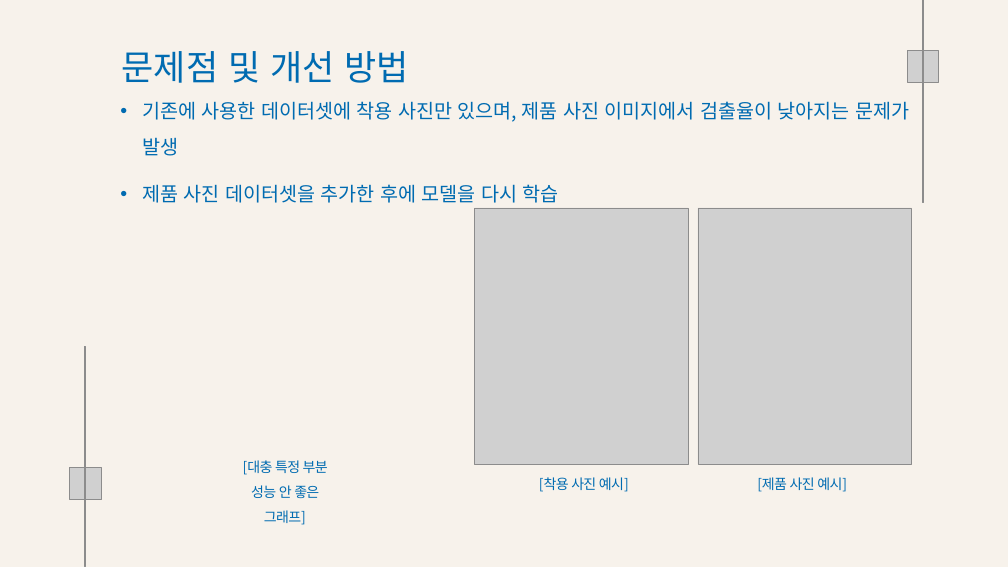
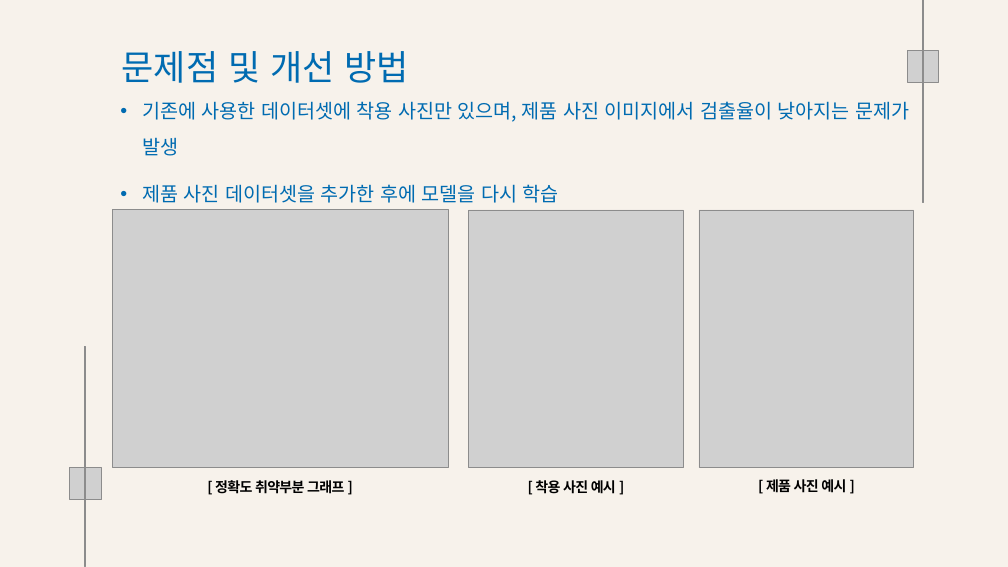
Before and after one commit to Playdata-G-DA35/DA35-final-team2-Item_Classification_RPA, a slide deck: slide 19 of documents/Clothes Detection 모델 결과 보고서.pptx. Drawn at 1008x567 pixels with LibreOffice and Linux fonts; fonts in the diff are those of the drawing; grey boxes stand for pictures; background and template pictures are left out. Boxes give left, top, right and bottom in pixels: in the first picture for what was removed or moved away, otherwise in the second. Text is boxed around its words. In the diff, an @@ line names an element or a change of style, - is before the commit and + after.

```diff
--- a/documents/Clothes Detection 모델 결과 보고서.pptx
+++ b/documents/Clothes Detection 모델 결과 보고서.pptx
@@ picture added at (112, 209, 448, 467) @@
@@ picture: place and size @@
-picture at (475, 208, 688, 464)
+picture at (469, 210, 684, 468)
@@ picture: place and size @@
-picture at (698, 208, 912, 464)
+picture at (699, 210, 914, 468)
@@ text at (766, 479, 846, 493): text changed; text colour #006BB1 to #000000; bold on @@
-[제품 사진 예시]
+[ 제품 사진 예시 ]
@@ text at (215, 480, 344, 494): text changed; text colour #006BB1 to #000000; bold on @@
-[대충 특정 부분 성능 안 좋은 그래프]
+[ 정확도 취약부분 그래프 ]
@@ text at (535, 480, 616, 494): text changed; text colour #006BB1 to #000000; bold on @@
-[착용 사진 예시]
+[ 착용 사진 예시 ]
```
Also in this commit, not shown: 17 other slides changed, 1 slide removed, 7 other files.
